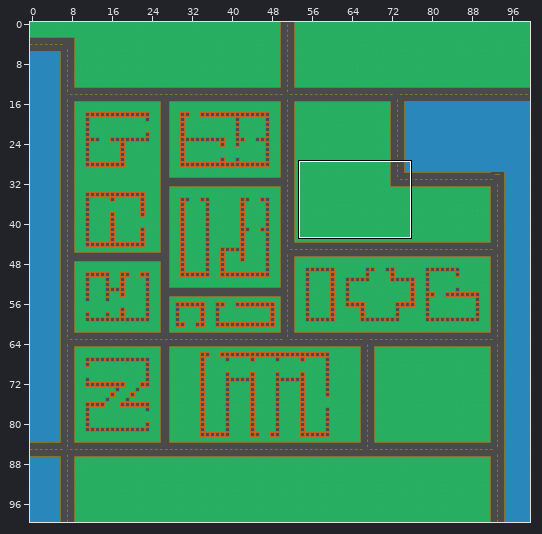
A Tiled map gets an edit: maps/01.tmx. Above, an overview of the earlier version with the close-up marked.
Close-up. First the earlier version:
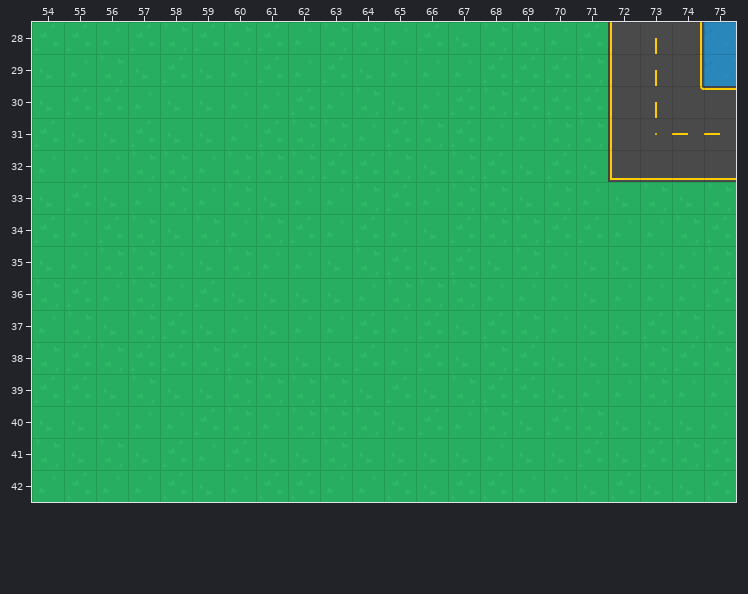
Cells are 64x64 px. Shown: x 54..75, y 28..42. The commit also changed other parts of the map, which this record leaves out.
The same view after the edit:
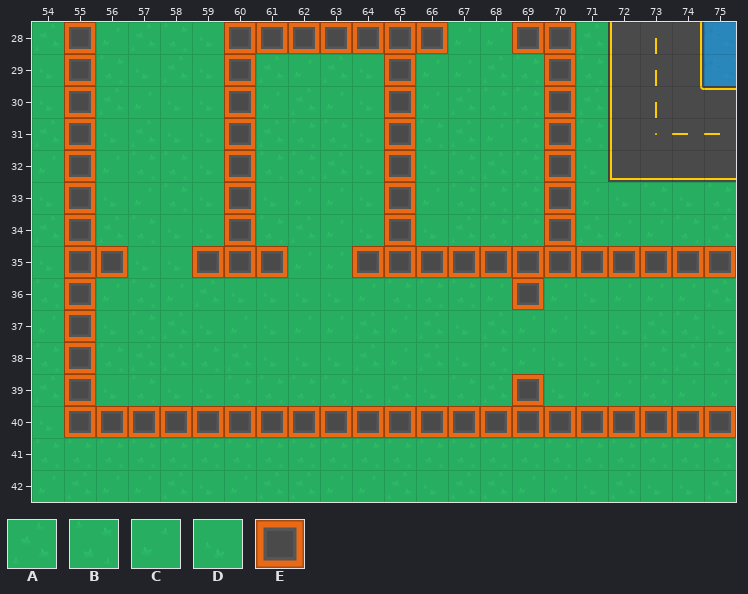
Key: from "tiles": A 0, B 1, C 2, D 3, E 195.
_ is an empty cell.
Difference:
Layer "00":
Tile A becomes tile E in row 28 at x 55, 61 and 66; in row 29 at x 70; in row 30 at x 55 and 70; in row 31 at x 65; in row 32 at x 70; in row 33 at x 55 and 65.
Tile A becomes tile E in row 34 at x 70; in row 35 at x 65 and 67; in row 36 at x 55; in row 38 at x 55; in row 39 at x 55 and 69; in row 40 at x 59, 66 and 70.
Tile B becomes tile E in row 28 at x 60, 63 to 64 and 69; in row 31 at x 70; in row 32 at x 60 and 65; in row 33 at x 60 and 70; in row 35 at x 56, 60, 64, 69 and 75; in row 37 at x 55.
Tile B becomes tile E in row 40 at x 60, 62 to 64, 68 and 71.
Tile C becomes tile E in row 28 at x 62, 65 and 70; in row 29 at x 55, 60 and 65; in rows 30 to 31 at x 60; in row 32 at x 55; in row 34 at x 55, 60 and 65; in row 35 at x 55, 61, 70 and 73 to 74.
Tile C becomes tile E in row 36 at x 69; in row 40 at x 56 to 58, 61, 67 and 75.
Tile D becomes tile E in row 30 at x 65; in row 31 at x 55; in row 35 at x 59, 66, 68 and 71 to 72; in row 40 at x 55, 65, 69 and 72 to 74.
Pixel boxes of the changes (left, top, right, bottom) in both close-ups:
changed: (64, 22, 736, 438)
